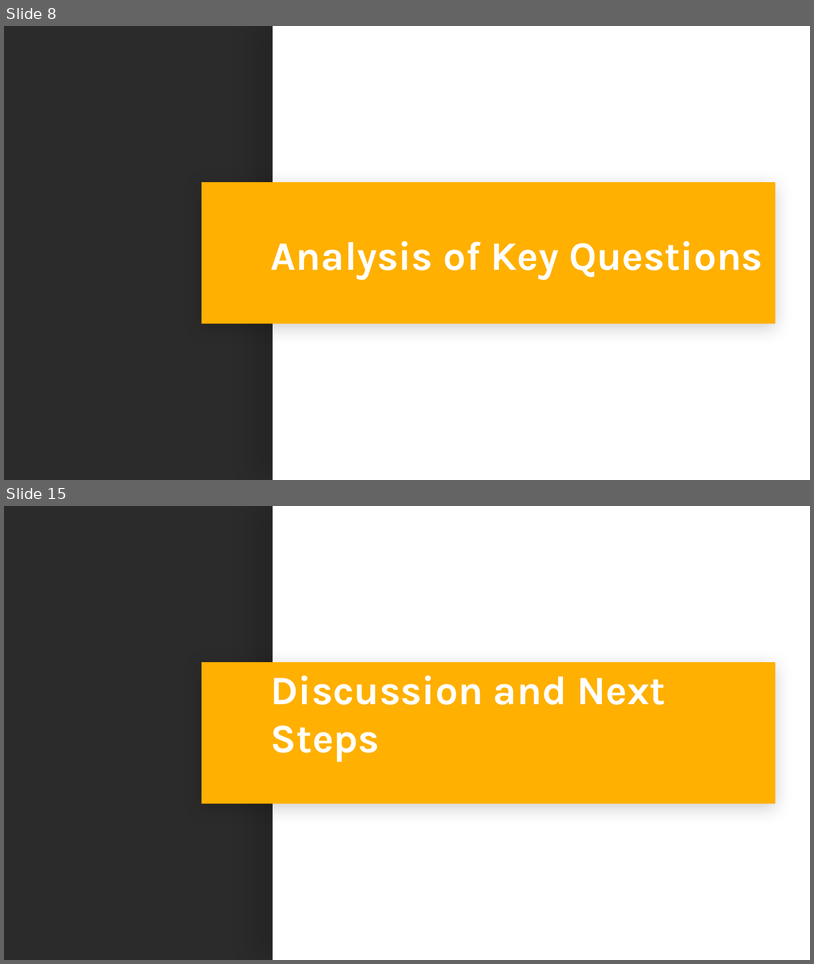
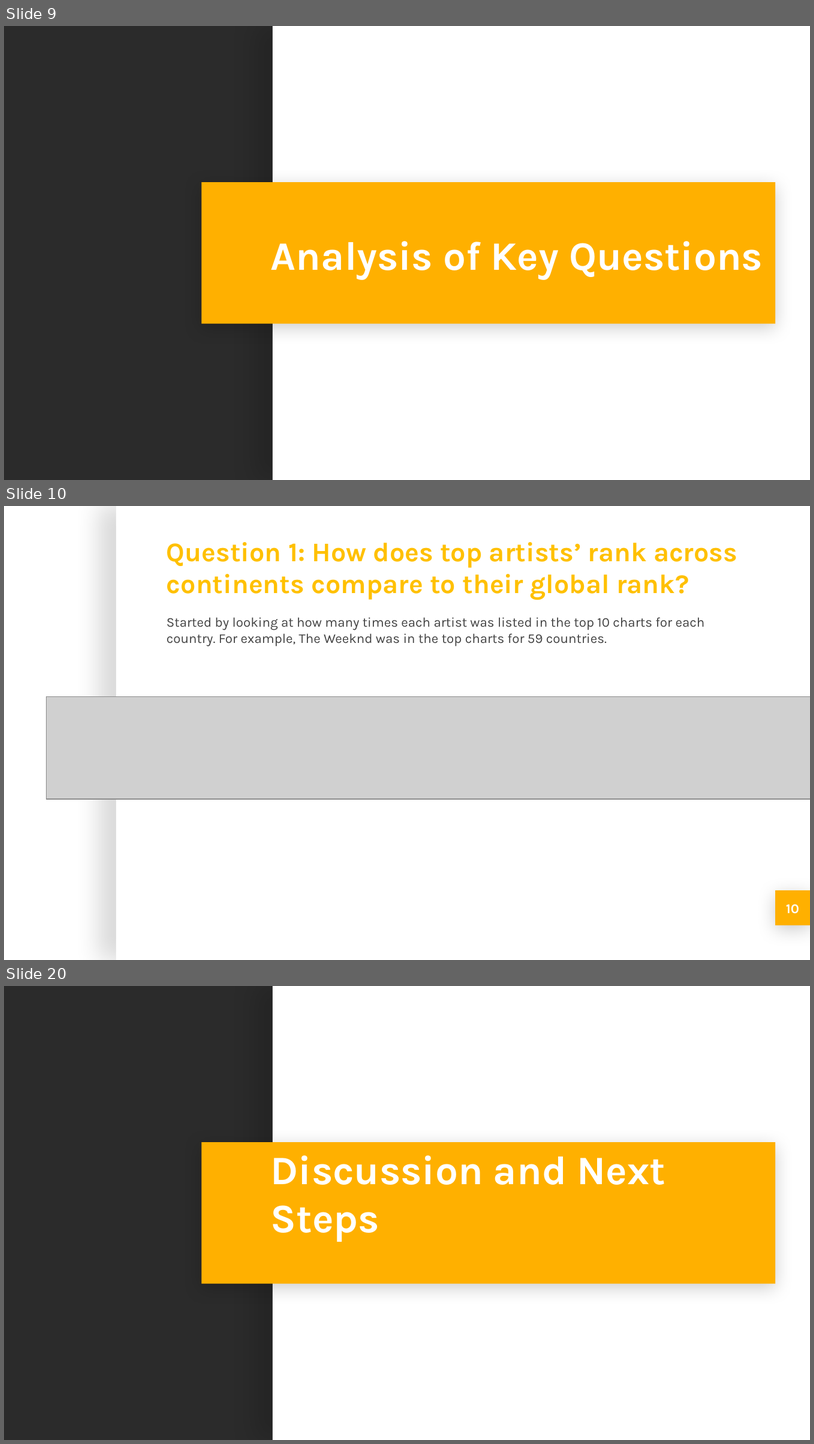
Before and after one commit to michellesimek/project_1, a slide deck: Project 1 PPT.pptx. Shown one above the other, each under a label of ours: slides 8 and 15 before the commit, slides 9, 10 and 20 after it; the slides between them are not shown. The pictures are 814x964 and 814x1444 pixels, drawn with LibreOffice and Linux fonts; fonts in the diff are those of the drawing; grey boxes stand for pictures; background and template pictures are left out; a plain dark background stands for a picture behind light text. Boxes give left, top, right and bottom in pixels: in the first picture for what was removed or moved away, otherwise in the second. Text is boxed around its words. In the diff, an @@ line names an element or a change of style, - is before the commit and + after.

```diff
--- a/Project 1 PPT.pptx
+++ b/Project 1 PPT.pptx
@@ slide 10 added at box(4, 506, 810, 960), background picture (left out) @@
@@ rectangle added at box(116, 506, 810, 959), fill #FFFFFF @@
@@ title added at box(167, 542, 738, 600), 24 pt, text #FFC000, bold @@
+Question 1: How does top artists’ rank across continents compare to their global rank?
@@ text added at box(167, 617, 705, 646), 12 pt, text #434343 @@
+Started by looking at how many times each artist was listed in the top 10 charts for each country. For example, The Weeknd was in the top charts for 59 countries.
@@ picture added at box(47, 696, 810, 799) @@
@@ rectangle added at box(776, 890, 810, 925), fill #FFB000 @@
@@ page number added at box(776, 890, 810, 925), fill #FFB000, 12 pt, text #FFFFFF, bold @@
+10
@@ what was slide 8 is now slide 9 @@
@@ what was slide 15 is now slide 20 @@
```
Also in this commit, not shown: 13 slides changed, 4 other slides added.
